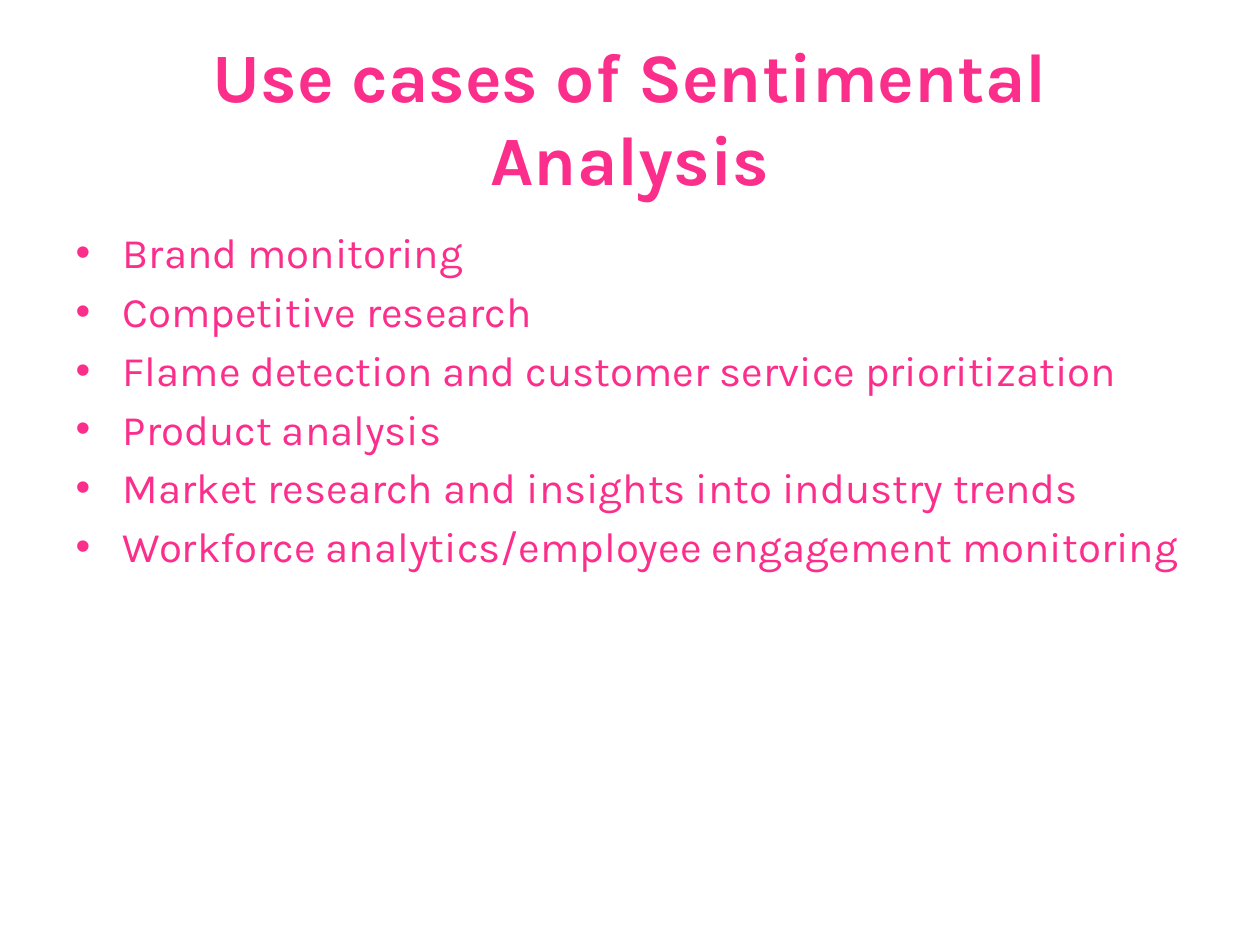
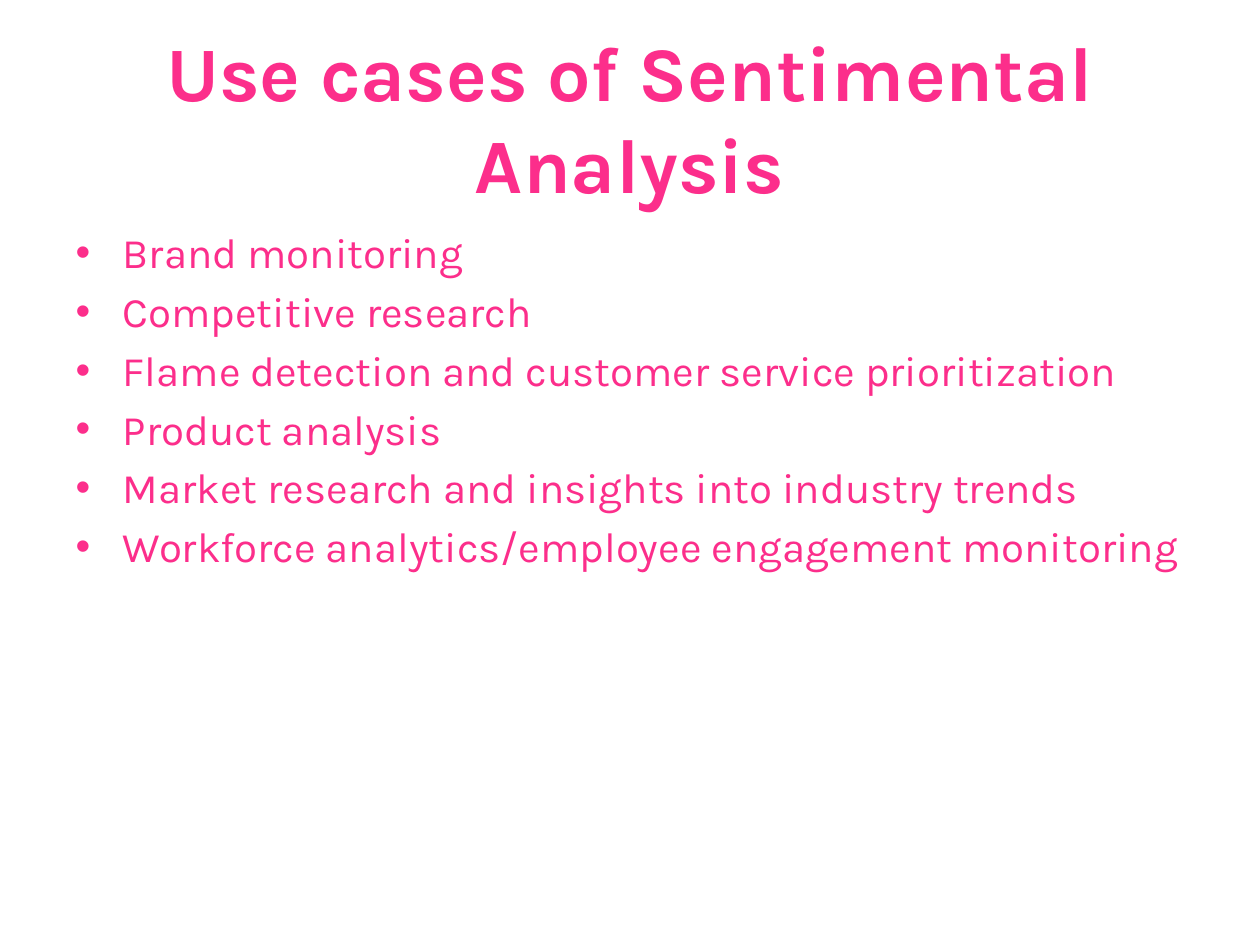
Before and after one commit to ALandazabal/Analisis-de-Sentimiento--Talk, a slide deck: slide 29 of Angelica Landazabal - PyConCo2020.pptx (slide 26 before the commit). Drawn at 1260x945 pixels with LibreOffice and Linux fonts; fonts in the diff are those of the drawing. Boxes give left, top, right and bottom in pixels: in the first picture for what was removed or moved away, otherwise in the second. Text is boxed around its words. In the diff, an @@ line names an element or a change of style, - is before the commit and + after.

```diff
--- a/Angelica Landazabal - PyConCo2020.pptx
+++ b/Angelica Landazabal - PyConCo2020.pptx
@@ title "Use cases of Sentimental Analysis" at (166, 46, 1093, 211): size 39.6 to 44 pt @@
```
Also in this commit, not shown: 7 other slides changed, 3 slides added, 4 other files.
